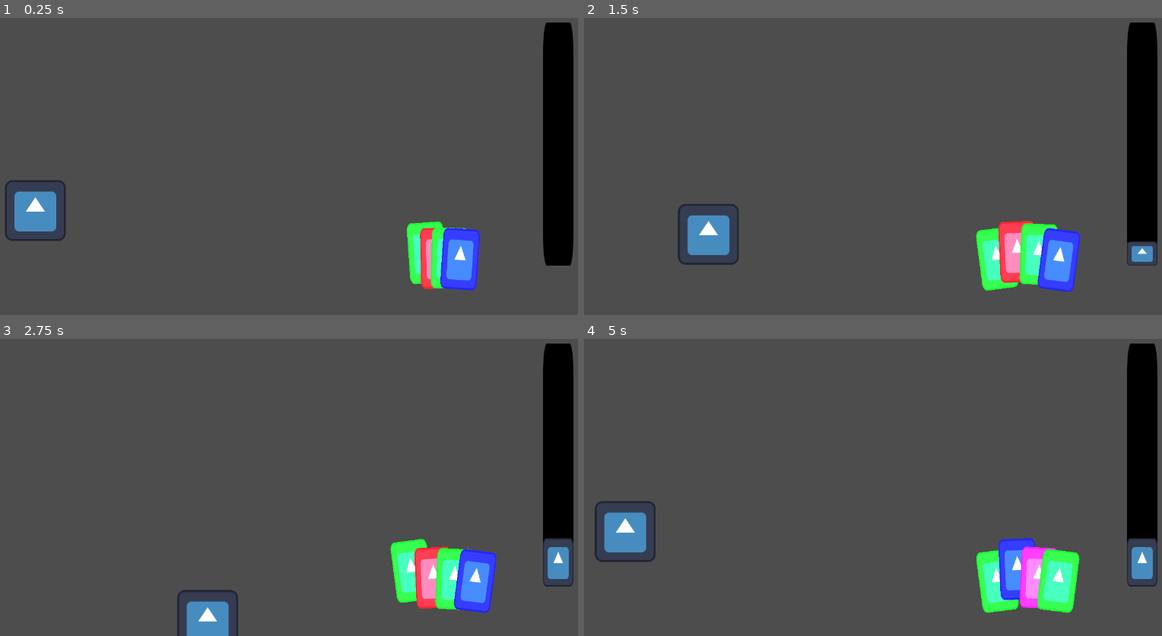
Above: before the commit, frames 1-4 (two rows, left to right).
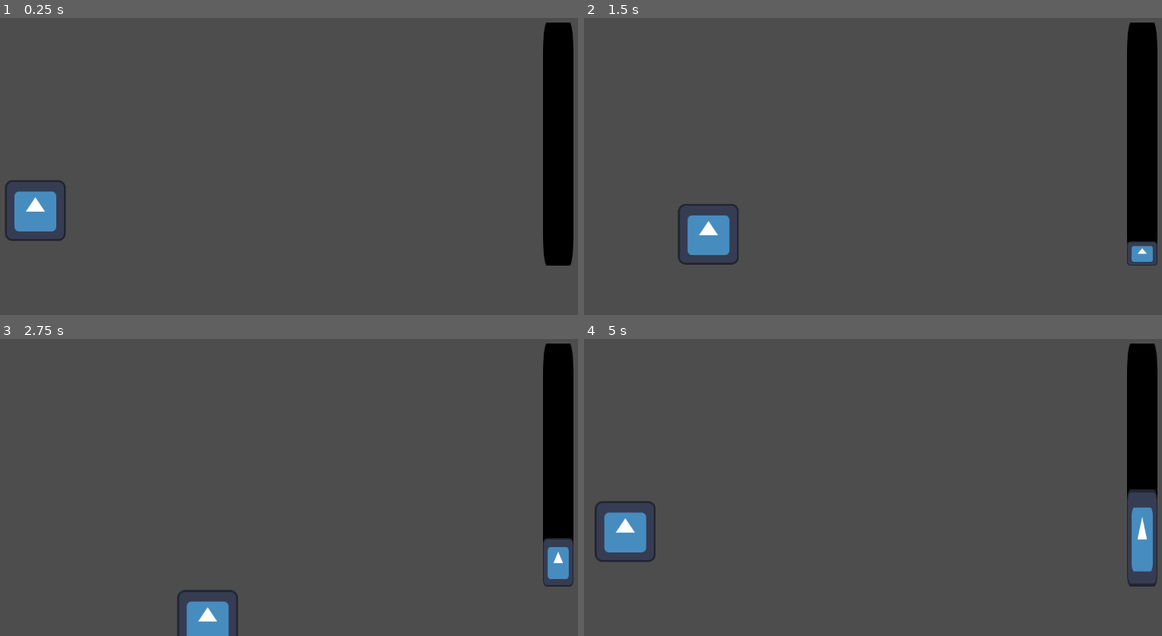
Above: after the commit, the same moments.

Repository: Flambrew/Carb
Game: Godot game, scene res://scenes/level/level.tscn
Two runs of this game, one before a commit and one after it. Both use one fixed random seed, a clock stepped at 60 frames per second and the inputs below. The engine's default icon, where the game draws it, is replaced by a stand-in: a white triangle on a blue panel in a dark square.
Inputs (mouse positions are in pixels of both pictures, inside the frame that each line leads up to):
- Up to frame 1 (0.25 s): no input
- Up to frame 2 (1.5 s): move the mouse to (1011, 127) at 0.52 s; hold D (right) 0.53-1.28 s; right-click (1011, 127) at 0.6 s; tap E (next) at 0.8, 1.35 s; move the mouse to (751, 160) at 1.27 s; hold S (backward) from 1.28 s (still down)
- Up to frame 3 (2.75 s): tap Q (prev) at 1.55, 2.1 s; move the mouse to (352, 389) at 2.02 s; release S (backward) at 2.03 s; hold D (right) from 2.03 s (still down); click (352, 389) at 2.3 s
- Up to frame 4 (5 s): move the mouse to (844, 532) at 2.77 s; release D (right) at 2.78 s; hold W (forward) 2.78-3.53 s; click (844, 532) at 2.85 s; right-click (844, 532) at 3.05 s; move the mouse to (1057, 517) at 3.52 s; hold A (left) from 3.53 s (still down); right-click (1057, 517) at 3.6 s; tap E (next) at 3.8, 4.35 s; move the mouse to (693, 413) at 4.27 s; tap Q (prev) at 4.55 s

The runs differ from the first frame. In frame 1, 2.6% of the frame differs, in the area x 70-84%, y 68-92%; in frame 2, 3.6%; in frame 3, 3.6%; in frame 4, 4.8%, in the area x 67-100%, y 50-93%.
Error after the commit: Invalid assignment of property or key 'deck' with value of type 'Array' on a base object of type 'PackedScene'. (res://scenes/combatui/combatui.gd:7)

Commit message:
playing cards off player <started>

Diff:
--- a/scenes/card/card.gd
+++ /dev/null
@@ -1,61 +0,0 @@
-class_name Card
-extends Node2D
-static var cardScene:PackedScene = preload("res://scenes/card/card.tscn")
-
-const SELF = 0
-const MEELEE = 1
-const RANGED = 2
-const NONE = 0
-const SHORT = 1
-const MEDIUM = 2
-const LONG = 3
-
-var typ:int
-var rch:int
-var nrg:int
-var dmg:int
-var shd:int
-var psn:int
-
-static func strike() -> Node: return build(MEELEE, MEDIUM, 3, 5, 0, 0)
-static func defend() -> Node: return build(SELF, NONE, 4, 0, 5, 0)
-static func poison() -> Node: return build(RANGED, LONG, 5, 0, 0, 5)
-static func thorns() -> Node: return build(MEELEE, SHORT, 6, 5, 5, 0)
-static func spines() -> Node: return build(SELF, SHORT, 8, 0, 5, 5)
-static func dagger() -> Node: return build(MEELEE, SHORT, 9, 5, 0, 5)
-
-# build a new card instance from parameters
-static func build(TYP:int, RCH:int, NRG:int, DMG:int, SHD:int, PSN:int) -> Node:
-	var card = cardScene.instantiate()
-	card.typ = TYP # type
-	card.rch = RCH # reach
-	card.nrg = NRG # energy
-	card.dmg = DMG # damage
-	card.shd = SHD # shield
-	card.psn = PSN # poison
-
-	# temp schtuff
-	if NRG == 3: card.modulate = Color(255, 1, 1)
-	if NRG == 4: card.modulate = Color(1, 255, 1)
-	if NRG == 5: card.modulate = Color(1, 1, 255)
-	if NRG == 6: card.modulate = Color(255, 255, 1)
-	if NRG == 8: card.modulate = Color(255, 1, 255)
-	if NRG == 9: card.modulate = Color(1, 255, 255)
-
-	return card
-
-static func dupe(card:Node) -> Node:
-	return build(card.typ, card.rch, card.nrg, card.dmg, card.def, card.psn)
-
-func _ready(): scale = scl
-func _process(_delta): updateTransform()
-
-var pos: Vector2 = Vector2.ZERO
-var rot: float = 0
-var scl: Vector2 = Vector2(.6, 1)
-const dmp: float = 0.05
-
-func updateTransform():
-	position += (pos - position) * dmp
-	rotation_degrees += (rot - rotation_degrees) * dmp
-	scale += (scl - scale) * dmp
--- /dev/null
+++ b/scenes/combatui/combatui.gd
@@ -0,0 +1,16 @@
+extends Node2D
+
+static var hand:PackedScene = preload("res://scenes/combatui/hand/hand.tscn")
+
+
+func _ready():
+	hand.deck = [Card.strike(), Card.defend(), Card.poison(),
+				Card.strike(), Card.defend(), Card.poison(),
+				Card.thorns(), Card.spines(), Card.dagger()]
+	hand.reset()
+
+func _process(_delta):
+	if Input.is_action_just_pressed("prev"): hand.switch(hand.PREV)
+	if Input.is_action_just_pressed("next"): hand.switch(hand.NEXT)
+	if Input.is_action_just_pressed("select"): hand.play()
+	if Input.is_action_just_pressed("discard"): hand.discard()
--- /dev/null
+++ b/scenes/combatui/combatui.tscn
@@ -0,0 +1,12 @@
+[gd_scene load_steps=4 format=3 uid="uid://cd23ih1s16jjv"]
+
+[ext_resource type="PackedScene" uid="uid://diwxkvcswevkw" path="res://scenes/combatui/energybar/energy_bar.tscn" id="1_62jy1"]
+[ext_resource type="Script" path="res://scenes/combatui/combatui.gd" id="1_hsqg8"]
+[ext_resource type="PackedScene" uid="uid://l5tmxbyt47ky" path="res://scenes/combatui/hand/hand.tscn" id="2_na3pj"]
+
+[node name="UI" type="Node2D"]
+script = ExtResource("1_hsqg8")
+
+[node name="EnergyBar" parent="." instance=ExtResource("1_62jy1")]
+
+[node name="Hand" parent="." instance=ExtResource("2_na3pj")]
--- a/scenes/energybar/energy_bar.tscn
+++ b/scenes/combatui/energybar/energy_bar.tscn
@@ -1,9 +1,9 @@
 [gd_scene load_steps=5 format=3 uid="uid://diwxkvcswevkw"]
 
 [ext_resource type="Texture2D" uid="uid://xjn1tbu207el" path="res://icon.svg" id="1_3rokh"]
-[ext_resource type="Script" path="res://scenes/energybar/energy_bar.gd" id="1_7su0o"]
-[ext_resource type="Script" path="res://scenes/energybar/bar.gd" id="3_73eom"]
-[ext_resource type="Script" path="res://scenes/energybar/fill.gd" id="4_ifg83"]
+[ext_resource type="Script" path="res://scenes/combatui/energybar/energy_bar.gd" id="1_7su0o"]
+[ext_resource type="Script" path="res://scenes/combatui/energybar/bar.gd" id="3_73eom"]
+[ext_resource type="Script" path="res://scenes/combatui/energybar/fill.gd" id="4_ifg83"]
 
 [node name="EnergyBar" type="Node2D"]
 script = ExtResource("1_7su0o")
--- /dev/null
+++ b/scenes/combatui/hand/card.gd
@@ -0,0 +1,52 @@
+class_name Card
+extends Node2D
+static var cardScene:PackedScene = preload("res://scenes/combatui/hand/card.tscn")
+
+const SELF = 0
+const MELEE = 1
+const RANGED = 2
+const NONE = 0
+const SHORT = 1
+const MEDIUM = 2
+const LONG = 3
+
+var typ:int # type
+var rch:int # reach
+var nrg:int # energy
+var dmg:int # damage
+var shd:int # shield
+var psn:int # poison
+
+static func strike() -> Node: return build(MELEE, MEDIUM, 3, 5, 0, 0)
+static func defend() -> Node: return build(SELF, NONE, 4, 0, 5, 0)
+static func poison() -> Node: return build(RANGED, LONG, 5, 0, 0, 5)
+static func thorns() -> Node: return build(MELEE, SHORT, 6, 5, 5, 0)
+static func spines() -> Node: return build(SELF, SHORT, 8, 0, 5, 5)
+static func dagger() -> Node: return build(MELEE, SHORT, 9, 5, 0, 5)
+
+# build a new card instance from parameters
+static func build(TYP:int, RCH:int, NRG:int, DMG:int, SHD:int, PSN:int) -> Node:
+	var card = cardScene.instantiate()
+	card.typ = TYP
+	card.rch = RCH
+	card.nrg = NRG
+	card.dmg = DMG
+	card.shd = SHD
+	card.psn = PSN
+	return card
+
+static func dupe(card:Node) -> Node:
+	return build(card.typ, card.rch, card.nrg, card.dmg, card.def, card.psn)
+
+var pos: Vector2 = Vector2.ZERO
+var rot: float = 0
+var scl: Vector2 = Vector2(.6, 1)
+const dmp: float = 0.05
+
+func updateTransform():
+	position += (pos - position) * dmp
+	rotation_degrees += (rot - rotation_degrees) * dmp
+	scale += (scl - scale) * dmp
+
+func _ready(): scale = scl
+func _process(_delta): updateTransform()
--- a/scenes/card/card.tscn
+++ b/scenes/combatui/hand/card.tscn
@@ -1,6 +1,6 @@
 [gd_scene load_steps=3 format=3 uid="uid://odxpoqt34pam"]
 
-[ext_resource type="Script" path="res://scenes/card/card.gd" id="1_kj87e"]
+[ext_resource type="Script" path="res://scenes/combatui/hand/card.gd" id="1_kj87e"]
 [ext_resource type="Texture2D" uid="uid://xjn1tbu207el" path="res://icon.svg" id="2_6ahwb"]
 
 [node name="Card" type="Node2D"]
--- a/scenes/hand/hand.gd
+++ b/scenes/combatui/hand/hand.gd
@@ -1,10 +1,9 @@
 extends Node2D
-static var cardScene:PackedScene = preload("res://scenes/card/card.tscn")
 
-const PREV:int = -1
-const NEXT:int = 1
-const DISCARD_COST:int = 1
-const MAX_HAND:int = 4
+const PREV:int = -1			# switch(): previous card
+const NEXT:int = 1			# switch(): next card
+const DISCARD_COST:int = 1	# energy cost for a discard
+const MAX_HAND:int = 4		# hand size limit
 
 var deck:Array[Node] = []	# list of cards available
 var stack:Array[Node] = []	# list of cards in the draw pile
@@ -18,37 +17,41 @@
 	stack = deck.duplicate(true)
 	hand = []
 
-func play():
+func play() -> Node:
 	if hand.size() > current && $"../EnergyBar".spendEnergy(hand[current].nrg):
-		_discard(current)
-	# implement something actually playing the card ingame
+		return _discard(current)
+	return null
 
-func discard():
+func discard() -> Node:
 	if hand.size() > current && $"../EnergyBar".spendEnergy(DISCARD_COST):
-		_discard(current)
+		return _discard(current)
+	return null
 
-func _switch(direction:int):
+func switch(direction:int):
 	if direction == PREV:
 		if current == 0: current = hand.size() - 1
 		else: current -= 1
-	if direction == NEXT:
+	elif direction == NEXT:
 		if current == hand.size() - 1: current = 0
 		else: current += 1
 	_relocateCards()
 
 func _draw():
-	if hand.size() < MAX_HAND && stack.size() != 0:
-		var card:Node = stack.pop_at(randi_range(0, stack.size() - 1))
-		hand.append(card)
-		add_child(card)
-		_relocateCards()
+	if hand.size() >= MAX_HAND || stack.size() == 0:
+		return
+	var card:Node = stack.pop_at(randi_range(0, stack.size() - 1))
+	hand.append(card)
+	add_child(card)
+	_relocateCards()
 
-func _discard(n:int):
-	remove_child(hand[n])
+func _discard(n:int) -> Node:
+	var card:Node = hand[n]
+	remove_child(card)
 	stack.append(hand.pop_at(n))
 	if current >= hand.size() && current != 0:
-		_switch(PREV)
+		switch(PREV)
 	else: _relocateCards()
+	return card
 
 func _relocateCards():
 	for i in range(hand.size()):
@@ -59,18 +62,7 @@
 		if i == current:
 			hand[i].pos += Vector2(0, -25).rotated(sin(rad))
 
-func _ready():
-	position = Vector2(960, 600)
+func _ready(): position = Vector2(960, 600)
 
-	#debug
-	deck = [Card.strike(), Card.defend(), Card.poison(),
-			Card.strike(), Card.defend(), Card.poison(),
-			Card.thorns(), Card.spines(), Card.dagger()]
-	reset()
-
-func _process(delta):
+func _process(_delta):
 	while (hand.size() < MAX_HAND && stack.size() != 0): _draw()
-	if Input.is_action_just_pressed("prev"): _switch(PREV)
-	if Input.is_action_just_pressed("next"): _switch(NEXT)
-	if Input.is_action_just_pressed("select"): play()
-	if Input.is_action_just_pressed("discard"): discard()
--- a/scenes/hand/hand.tscn
+++ b/scenes/combatui/hand/hand.tscn
@@ -1,6 +1,6 @@
 [gd_scene load_steps=2 format=3 uid="uid://l5tmxbyt47ky"]
 
-[ext_resource type="Script" path="res://scenes/hand/hand.gd" id="1_peqy3"]
+[ext_resource type="Script" path="res://scenes/combatui/hand/hand.gd" id="1_peqy3"]
 
 [node name="Hand" type="Node2D"]
 script = ExtResource("1_peqy3")
--- a/scenes/level/level.tscn
+++ b/scenes/level/level.tscn
@@ -1,7 +1,7 @@
 [gd_scene load_steps=3 format=3 uid="uid://dl1n0tgt6bawl"]
 
 [ext_resource type="PackedScene" uid="uid://cv40g2pyrvxtf" path="res://scenes/player/player.tscn" id="1_0fg6m"]
-[ext_resource type="PackedScene" uid="uid://cd23ih1s16jjv" path="res://scenes/ui/ui.tscn" id="2_38kta"]
+[ext_resource type="PackedScene" uid="uid://cd23ih1s16jjv" path="res://scenes/combatui/combatui.tscn" id="2_38kta"]
 
 [node name="Level" type="Node2D"]
 
--- a/scenes/player/player.gd
+++ b/scenes/player/player.gd
@@ -1,18 +1,12 @@
 extends Node2D
+
+
 
 var pos: Vector2 = Vector2.ZERO
 var rot: float = 0
 var scl: Vector2 = Vector2.ONE
 const speed: float = 250
 const impulse: float = 250
-
-func _ready():
-	pos = Vector2(100, 500)
-	updateTransform()
-
-func _process(delta):
-	movement(delta)
-	updateTransform()
 
 func movement(delta):
 	var dir = Input.get_vector("left", "right", "forward", "backward")
@@ -24,3 +18,17 @@
 	position = pos
 	rotation_degrees += (rot - rotation_degrees) * .05
 	scale = scl
+
+func play(c:Node):
+	var card = $"res://scenes/combatui/hand/card.tscn"
+	if c.typ == card.MELEE:
+		pass
+
+
+
+
+func _ready(): pos = Vector2(100, 500)
+
+func _process(delta):
+	movement(delta)
+	updateTransform()
--- a/scenes/ui/ui.tscn
+++ /dev/null
@@ -1,10 +0,0 @@
-[gd_scene load_steps=3 format=3 uid="uid://cd23ih1s16jjv"]
-
-[ext_resource type="PackedScene" uid="uid://diwxkvcswevkw" path="res://scenes/energybar/energy_bar.tscn" id="1_62jy1"]
-[ext_resource type="PackedScene" uid="uid://l5tmxbyt47ky" path="res://scenes/hand/hand.tscn" id="2_na3pj"]
-
-[node name="UI" type="Node2D"]
-
-[node name="EnergyBar" parent="." instance=ExtResource("1_62jy1")]
-
-[node name="Hand" parent="." instance=ExtResource("2_na3pj")]
Renamed: scenes/energybar/bar.gd -> scenes/combatui/energybar/bar.gd
Renamed: scenes/energybar/energy_bar.gd -> scenes/combatui/energybar/energy_bar.gd
Renamed: scenes/energybar/fill.gd -> scenes/combatui/energybar/fill.gd
